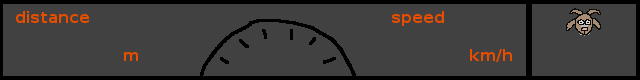
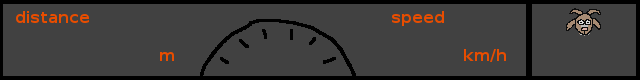
Layered file, before and after one edit (640px x 80px). Changes by layer:
painted on "speed ..." over [464, 49, 512, 62]
painted on "distance ..." over [124, 52, 174, 61]
